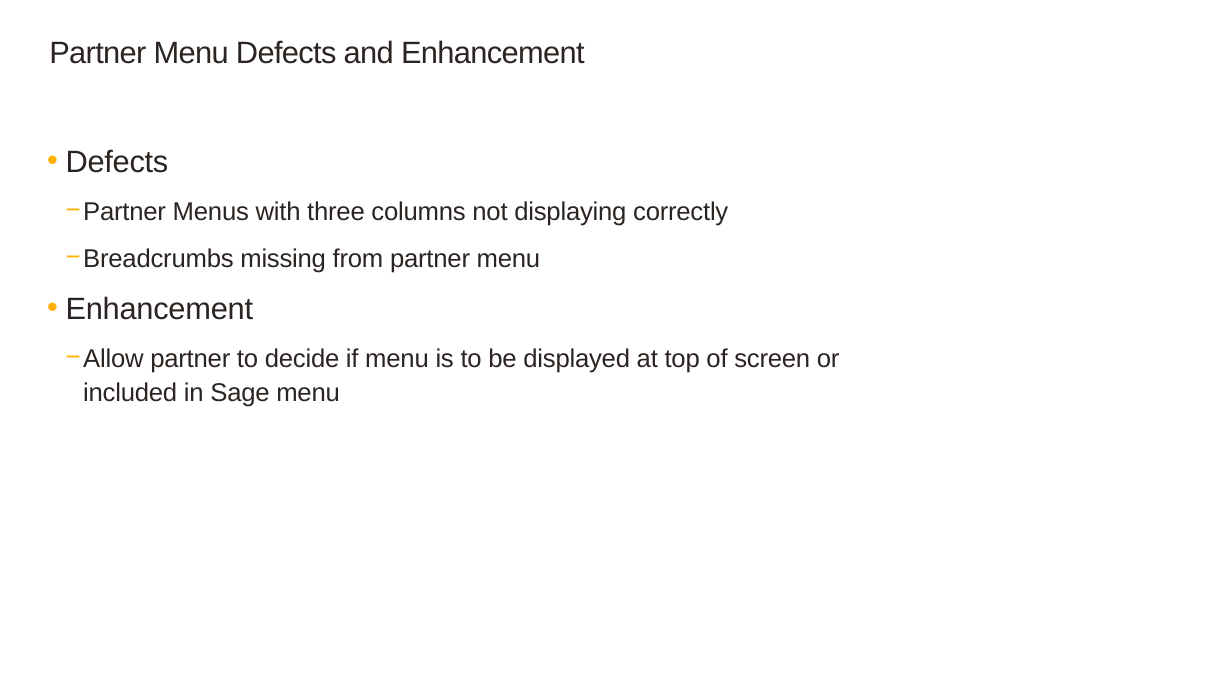
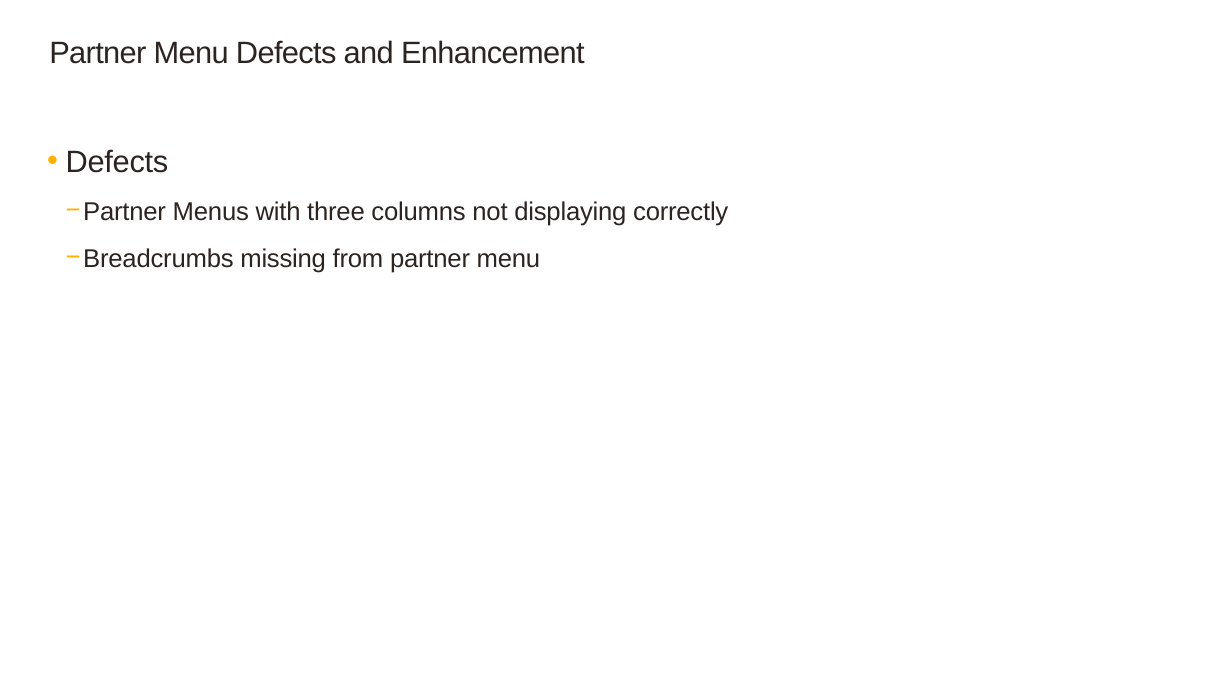
Before and after one commit to SageNADev/Sage300-SDK, a slide deck: slide 8 of docs/presentations/Sage300SDK_2018.0WebSDKOverview.pptx. Drawn at 1232x693 pixels with LibreOffice and Linux fonts; fonts in the diff are those of the drawing; background and template pictures are left out. Boxes give left, top, right and bottom in pixels: in the first picture for what was removed or moved away, otherwise in the second. Text is boxed around its words. In the diff, an @@ line names an element or a change of style, - is before the commit and + after.

```diff
--- a/docs/presentations/Sage300SDK_2018.0WebSDKOverview.pptx
+++ b/docs/presentations/Sage300SDK_2018.0WebSDKOverview.pptx
@@ text at (x1=66, y1=296, x2=840, y2=407): paragraphs removed @@
-  • Enhancement
-    − Allow partner to decide if menu is to be displayed at top of screen or included in Sage menu
```
Also in this commit, not shown: 7 other slides changed.
